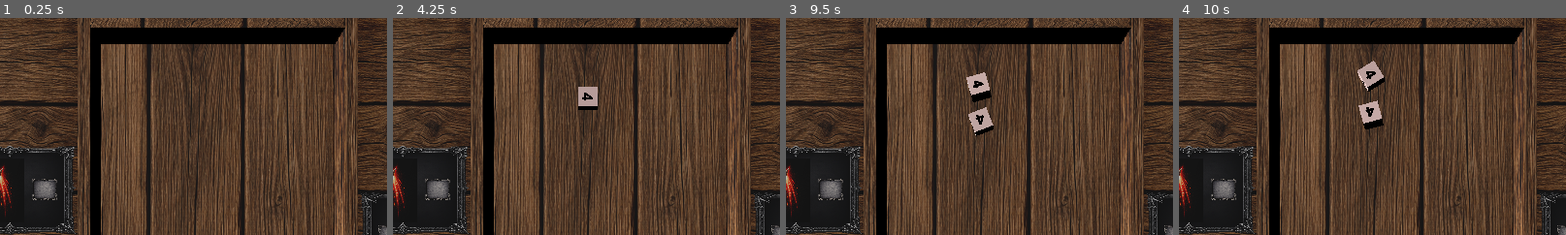
Above: before the commit, frames 1-4 (left to right).
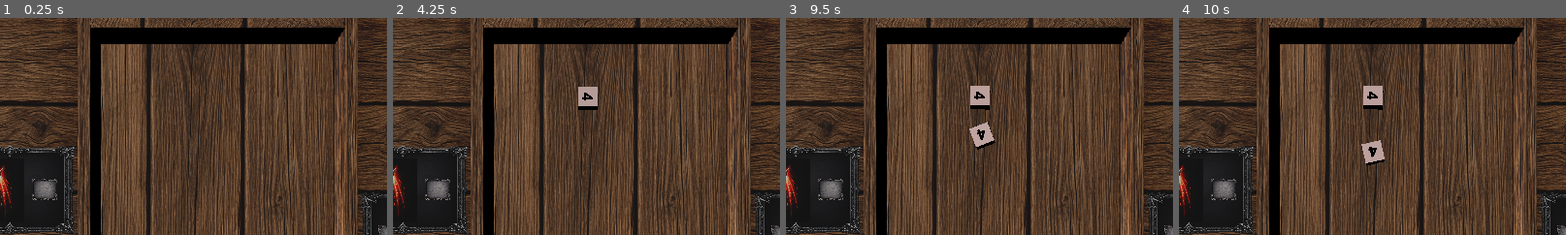
Above: after the commit, the same moments.

Repository: olegbogai-web/dicegame
Game: Godot game, scene res://scenes/battle_table.tscn
The game is run twice, just before and just after one commit, with the same random seed, the same clock (stepped at 60 frames per second) and the same inputs.
Inputs (mouse positions are % of the whole screen's width and height, from its top left):
- Up to frame 1 (0.25 s): no input
- Up to frame 2 (4.25 s): click "Бросить куб" at 0.5 s; click "Бросить куб" at 1.25 s; click "Бросить куб" at 2 s; move the mouse to (72, 45) at 2.77 s; click (72, 45) at 2.92 s; drag from (30, 55) to (45, 70) at 3.52 s
- Up to frame 3 (9.5 s): move the mouse to (60, 28) at 4.27 s; click (60, 28) at 4.42 s; tap Enter at 5 s; drag from (45, 70) to (20, 35) at 5.02 s; move the mouse to (80, 65) at 5.77 s; click (80, 65) at 5.92 s; drag from (20, 35) to (35, 25) at 6.52 s; move the mouse to (55, 50) at 7.27 s; click (55, 50) at 7.42 s; tap Space at 8 s; drag from (35, 25) to (30, 55) at 8.02 s; move the mouse to (72, 45) at 8.77 s; click (72, 45) at 8.92 s
- Up to frame 4 (10 s): drag from (30, 55) to (45, 70) at 9.52 s
The pictures show only the part of the screen within x 22-72%, y 0-50%; the shares and areas given below are measured in that part.

Frames 1-2 are identical in both runs. In frame 3, 1.4% of the frame differs, in the area x 46-55%, y 25-61%; in frame 4, 2.0%, in the area x 46-54%, y 19-68%.

Commit message:
Lock dice rotation after coming to rest

Diff:
--- a/content/dice/dice.gd
+++ b/content/dice/dice.gd
@@ -64,7 +64,7 @@
 	_definition_binding.bind(definition)
 	_sync_runtime()
 	input_ray_pickable = true
-	set_physics_process(false)
+	set_physics_process(true)
 
 
 func _exit_tree() -> void:
@@ -99,6 +99,7 @@
 
 func _physics_process(_delta: float) -> void:
 	_setup_components()
+	_physics_runtime.physics_process(self)
 	_drag_controller.physics_process(self)
 
 
--- a/content/dice/runtime/dice_drag_controller.gd
+++ b/content/dice/runtime/dice_drag_controller.gd
@@ -6,6 +6,8 @@
 var _drag_plane_height := 0.0
 var _default_gravity_scale := 1.0
 var _drag_body_offset := Vector3.ZERO
+var _was_frozen_before_drag := false
+var _previous_freeze_mode := RigidBody3D.FREEZE_MODE_STATIC
 
 
 func handle_input_event(
@@ -41,13 +43,14 @@
 		return
 
 	_is_dragging = false
-	dice.set_physics_process(false)
-	dice.freeze = false
+	dice.freeze_mode = _previous_freeze_mode
+	dice.freeze = _was_frozen_before_drag
 	dice.gravity_scale = _default_gravity_scale
 	dice.linear_velocity = Vector3.ZERO
 	dice.angular_velocity = Vector3.ZERO
 	_drag_camera = null
 	_drag_body_offset = Vector3.ZERO
+	_was_frozen_before_drag = false
 
 
 func _start_dragging(dice: RigidBody3D, camera: Camera3D, hit_position: Vector3, drag_lift_height: float) -> void:
@@ -58,13 +61,14 @@
 	_drag_plane_height = hit_position.y + drag_lift_height
 	_drag_body_offset = dice.global_position - hit_position
 	_default_gravity_scale = dice.gravity_scale
+	_was_frozen_before_drag = dice.freeze
+	_previous_freeze_mode = dice.freeze_mode
 	dice.freeze_mode = RigidBody3D.FREEZE_MODE_KINEMATIC
 	dice.freeze = true
 	dice.linear_velocity = Vector3.ZERO
 	dice.angular_velocity = Vector3.ZERO
 	dice.gravity_scale = 0.0
 	_is_dragging = true
-	dice.set_physics_process(true)
 	_update_drag_position(dice)
 
 
--- a/content/dice/runtime/dice_physics_runtime.gd
+++ b/content/dice/runtime/dice_physics_runtime.gd
@@ -1,5 +1,11 @@
 extends RefCounted
 class_name DicePhysicsRuntime
+
+const LINEAR_REST_THRESHOLD_SQUARED := 0.0004
+const ANGULAR_REST_THRESHOLD_SQUARED := 0.0004
+
+var _has_been_in_motion := false
+var _is_locked_at_rest := false
 
 
 func apply_defaults(
@@ -11,12 +17,31 @@
 ) -> void:
 	dice.linear_damp = linear_damp
 	dice.angular_damp = angular_damp
+	dice.can_sleep = true
 
 	if dice.physics_material_override == null:
 		dice.physics_material_override = PhysicsMaterial.new()
 
 	dice.physics_material_override.friction = friction
 	dice.physics_material_override.bounce = bounce
+
+
+func physics_process(dice: RigidBody3D) -> void:
+	if _is_locked_at_rest:
+		return
+
+	if dice.freeze:
+		return
+
+	if _is_moving(dice):
+		_has_been_in_motion = true
+		return
+
+	if not _has_been_in_motion:
+		return
+
+	if dice.sleeping or _is_nearly_still(dice):
+		_lock_at_rest(dice)
 
 
 func refresh_collision_shape(
@@ -34,3 +59,20 @@
 	var box_shape := BoxShape3D.new()
 	box_shape.size = definition.get_resolved_size() * extra_size_multiplier
 	node_graph.collision_shape.shape = box_shape
+
+
+func _is_moving(dice: RigidBody3D) -> bool:
+	return dice.linear_velocity.length_squared() > LINEAR_REST_THRESHOLD_SQUARED \
+		or dice.angular_velocity.length_squared() > ANGULAR_REST_THRESHOLD_SQUARED
+
+
+func _is_nearly_still(dice: RigidBody3D) -> bool:
+	return not _is_moving(dice)
+
+
+func _lock_at_rest(dice: RigidBody3D) -> void:
+	_is_locked_at_rest = true
+	dice.linear_velocity = Vector3.ZERO
+	dice.angular_velocity = Vector3.ZERO
+	dice.freeze_mode = RigidBody3D.FREEZE_MODE_STATIC
+	dice.freeze = true
